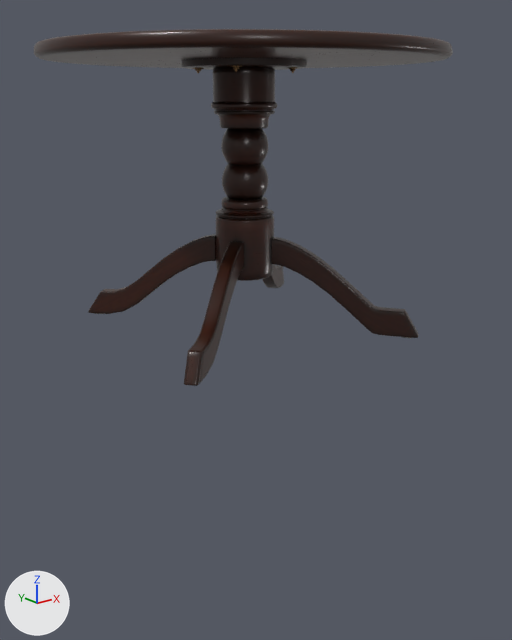
The glTF model 2.0/TablePlayingScene/RoundTableScene.gltf as it was, and as the next commit left it.
Before and after are seen from a 50 mm camera at (-1.61, -2.08, 0.84) aimed at (0.0, -0.07, 0.03). Arrows for +X, +Y and +Z are at lower left; the lights stay in place. Vertices at the same position are counted once.

The older version as bpy lines, for what is in view:
```python
me_cylinder = bpy.data.meshes.new('Cylinder')
me_cylinder.from_pydata(...)  # 4065 vertices, 7928 faces; spans x -0.7..0.7, y -0.7..0.7, z -0.001..1.004
me_cylinder.materials.append(mat_round_wooden_table_01)
me_cylinder_007 = bpy.data.meshes.new('Cylinder.007')
me_cylinder_007.from_pydata(...)  # 496 vertices, 712 faces; spans x -0.136..0.168, y -0.131..0.146, z 0.92..0.936
me_cylinder_007.materials.append(mat_round_wooden_table_01)
ob_round_wooden_table_01 = bpy.data.objects.new('round_wooden_table_01', me_cylinder)
ob_round_wooden_table_01.location = (0.0, 0.0, 0.0)
ob_round_wooden_table_01_bolts = bpy.data.objects.new('round_wooden_table_01_bolts', me_cylinder_007)
ob_round_wooden_table_01_bolts.location = (0.0, 0.0, 0.0)
```
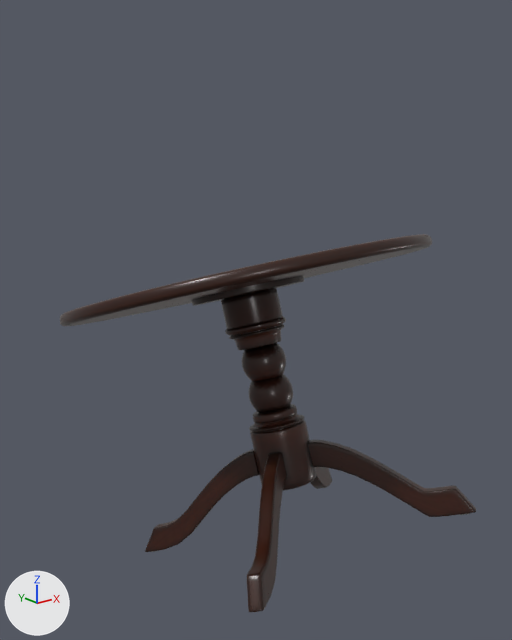
Where the newer file only moved an object's origin or applied its transform, the numbers keep the older frame.

What the commit changed:
me_cylinder has 4065 vertices, 7928 faces and spans x -0.7..0.7, y -0.7..0.7, z -0.001..1.004.
me_cylinder is used by ob_round_wooden_table_01; location (0.0, 0.0, 0.0).
me_cylinder part 1: the whole mesh is turned -20 degrees about the x axis through its middle, then moved by (0.0, -0.171, -0.785).
Object 'round_wooden_table_01_bolts' (ob_round_wooden_table_01_bolts) is deleted.

Changed parts and their boxes (x1, y1, x2, y2) in the pictures (512 x 640 px):
'round_wooden_table_01', mesh turned
    before: (34, 29, 453, 386)
    after: (60, 234, 476, 612)
'round_wooden_table_01_bolts', deleted
    before: (192, 66, 297, 73)
